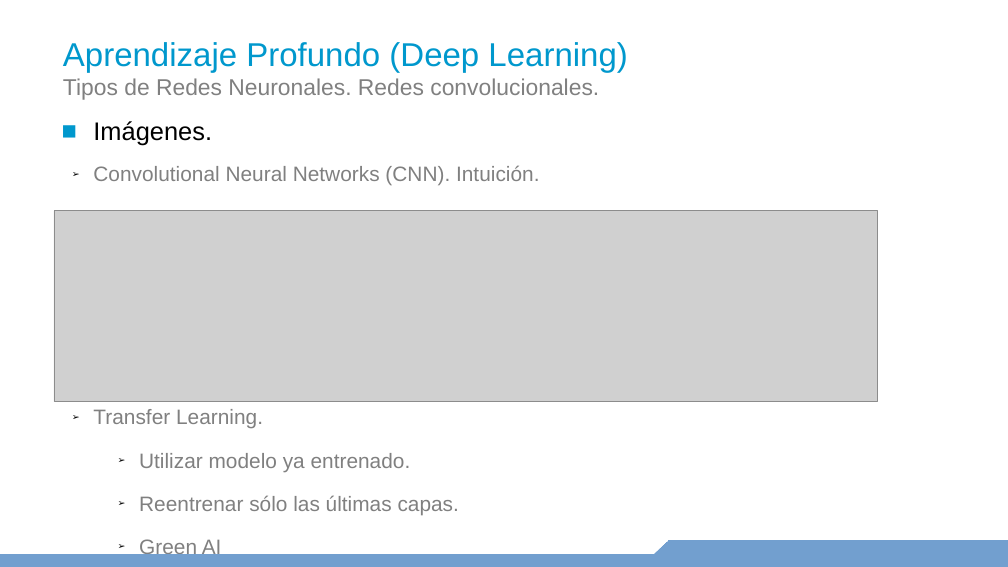
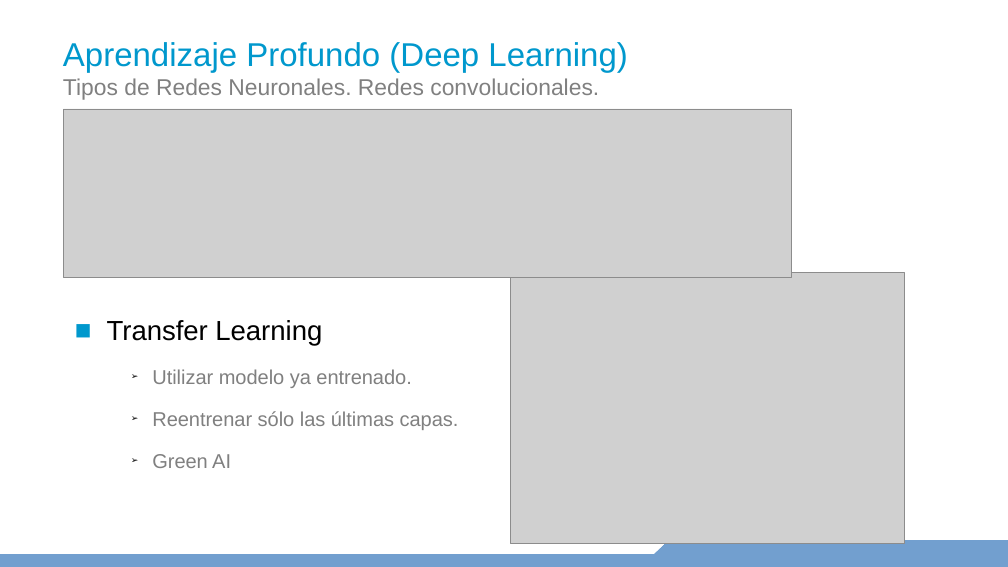
Before and after one commit to davrodrod/fundamentosIA_2025_1, a slide deck: slide 36 of FundamentosIA_2025_c1_dia4.pptx. Drawn at 1008x567 pixels with LibreOffice and Linux fonts; fonts in the diff are those of the drawing; grey boxes stand for pictures. Boxes give left, top, right and bottom in pixels: in the first picture for what was removed or moved away, otherwise in the second. Text is boxed around its words. In the diff, an @@ line names an element or a change of style, - is before the commit and + after.

```diff
--- a/FundamentosIA_2025_c1_dia4.pptx
+++ b/FundamentosIA_2025_c1_dia4.pptx
@@ picture: place and size @@
-picture at [54, 211, 877, 402]
+picture at [63, 109, 791, 278]
@@ picture added at [511, 273, 906, 544] @@
@@ text "Transfer Learning": place and size @@
-text "Transfer Learning" at [93, 121, 539, 558]
+text "Transfer Learning" at [107, 320, 459, 468]
@@ text at [107, 320, 322, 346]: text changed; size 16.4 to 21.7 pt; text colour #808080 to #000000 @@
-■ Imágenes.
-  ➢ Convolutional Neural Networks (CNN). Intuición.
-  ➢ Transfer Learning.
+■ Transfer Learning
@@ text at [152, 369, 459, 468]: size 16.4 to 15.8 pt in "Utilizar modelo ya entrenado.", "Reentrenar sólo las últimas capas.", "Green AI" @@
```
Also in this commit, not shown: 1 other file.
